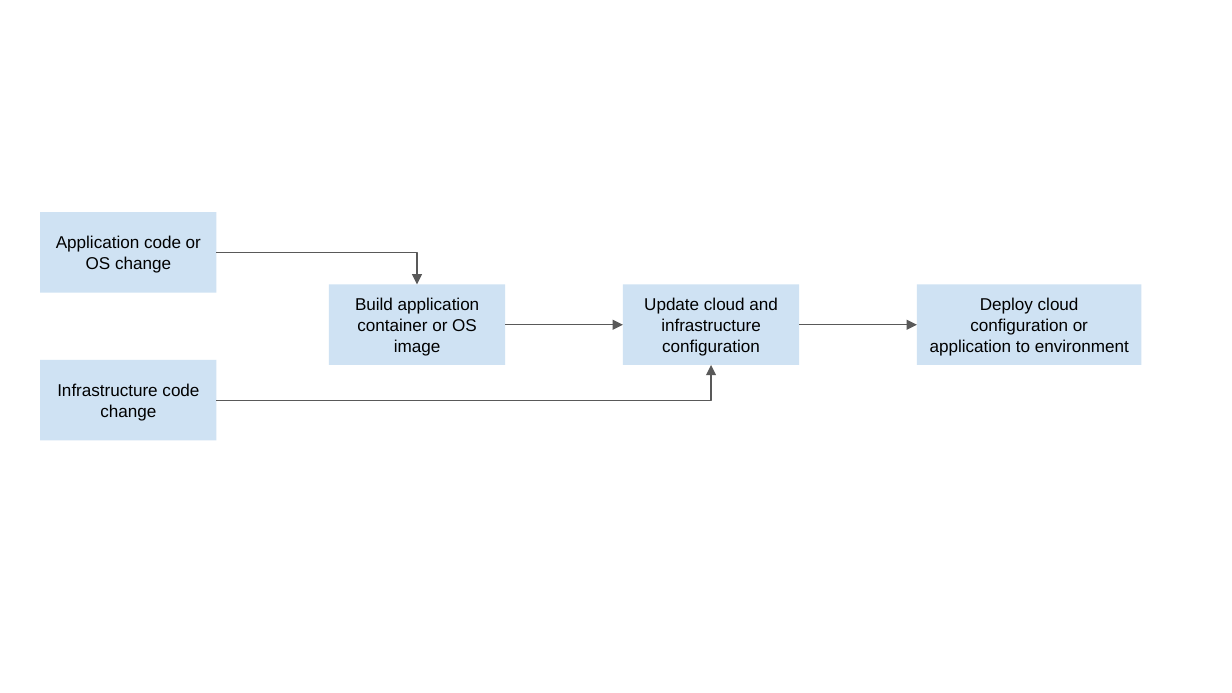
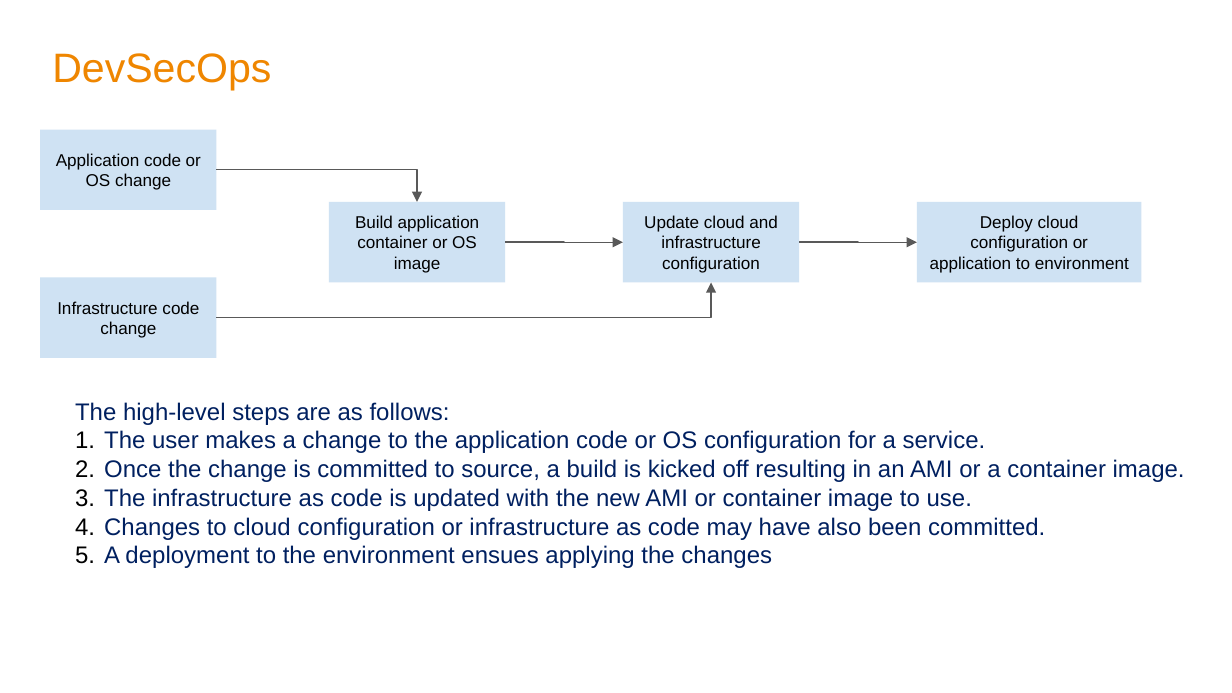
Before and after one commit to amitgoswami1027/UdacityNanodegree-aws-cloud-architect, a slide deck: slide 2 of Project3_Securing-Recipe-Vaut-Web-Application/starter/DevOpsPipeline.pptx (slide 1 before the commit). Drawn at 1232x693 pixels with LibreOffice and Linux fonts; fonts in the diff are those of the drawing. Boxes give left, top, right and bottom in pixels: in the first picture for what was removed or moved away, otherwise in the second. Text is boxed around its words. In the diff, an @@ line names an element or a change of style, - is before the commit and + after.

```diff
--- a/Project3_Securing-Recipe-Vaut-Web-Application/starter/DevOpsPipeline.pptx
+++ b/Project3_Securing-Recipe-Vaut-Web-Application/starter/DevOpsPipeline.pptx
@@ text added at (52,53,271,90), 24 pt, text #EF8600 @@
+DevSecOps
@@ elbow arrow moved from (505, 325) - (623, 325) to (505, 243) - (623, 243) @@
@@ elbow arrow moved from (800, 325) - (917, 325) to (800, 243) - (917, 243) @@
@@ 5 rectangles, 2 elbow arrows: place and size @@
-5 rectangles, 2 elbow arrows at (41,212,1141,440)
+5 rectangles, 2 elbow arrows at (41,129,1141,357)
@@ text added at (75,402,1185,568), 14 pt, text #002060 @@
+The high-level steps are as follows:
+1. The user makes a change to the application code or OS configuration for a service.
+2. Once the change is committed to source, a build is kicked off resulting in an AMI or a container image.
+3. The infrastructure as code is updated with the new AMI or container image to use.
+4. Changes to cloud configuration or infrastructure as code may have also been committed.
+5. A deployment to the environment ensues applying the changes
```
Also in this commit, not shown: 3 slides added, 6 other files.
